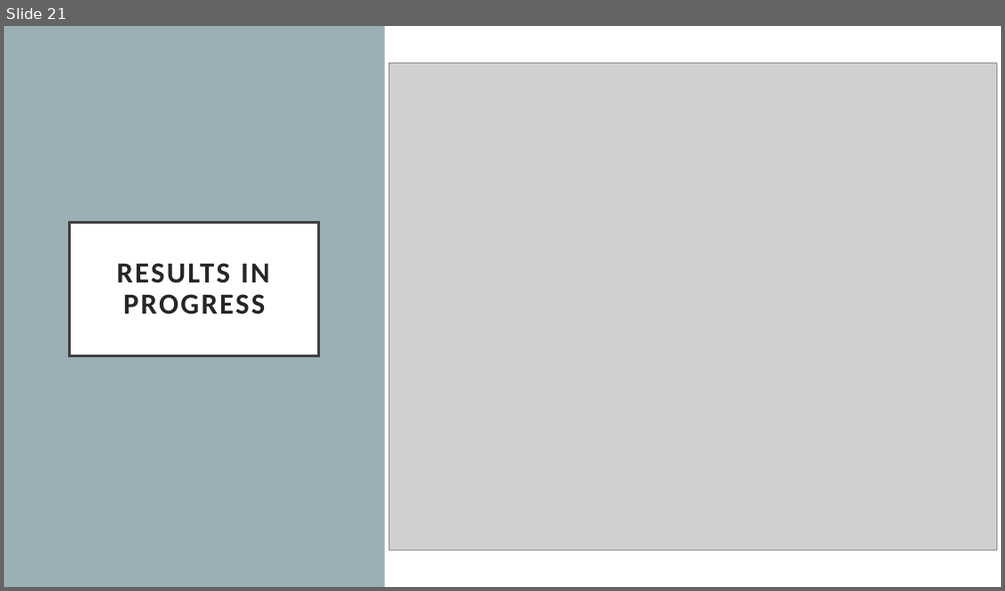
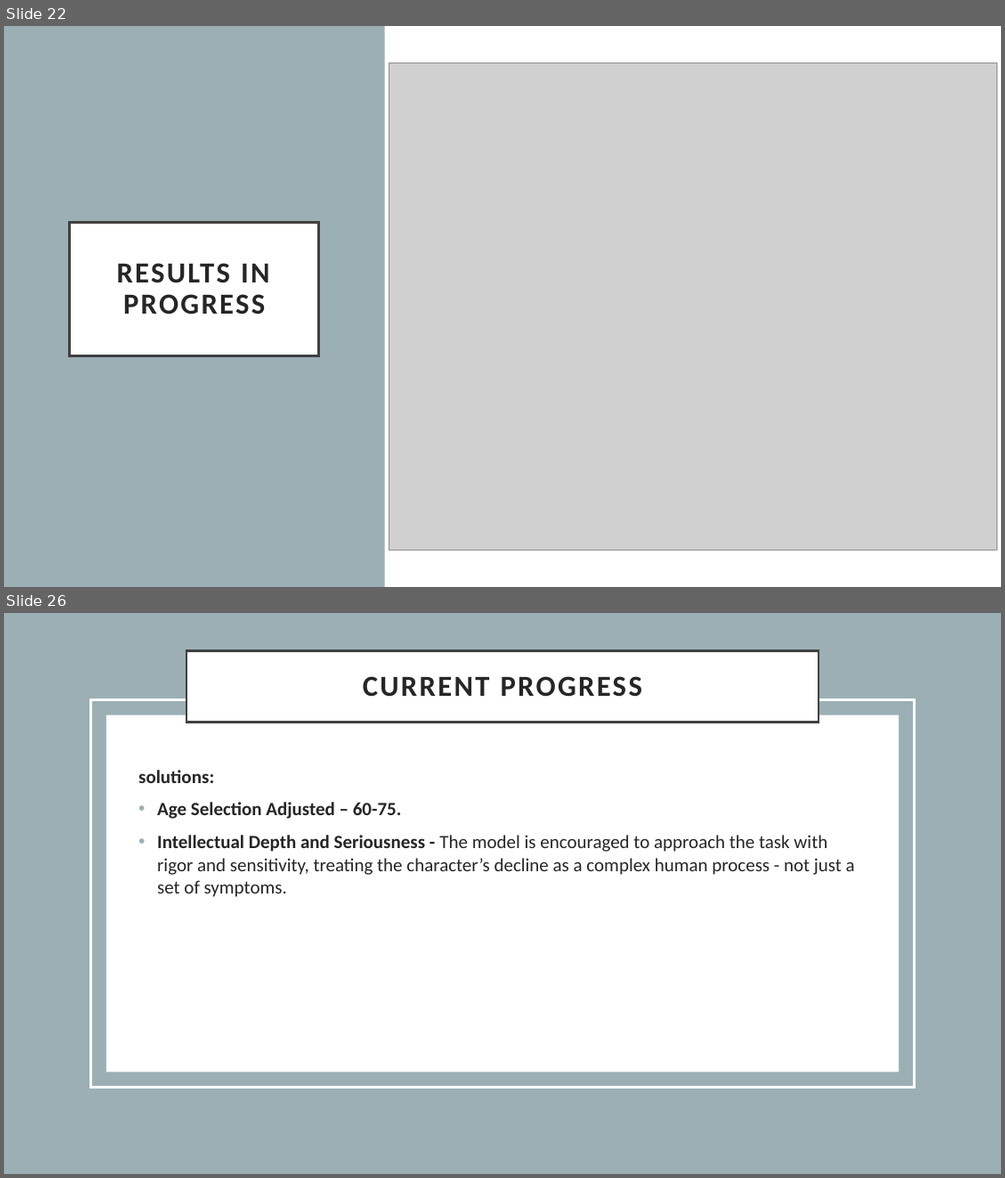
Before and after one commit to NetanelShalev/AD_LongitudinalDataGenerator, a slide deck: paper_presentation.pptx. Shown one above the other, each under a label of ours: slide 21 before the commit, slides 22 and 26 after it; the slides between them are not shown. The pictures are 1005x591 and 1005x1178 pixels, drawn with LibreOffice and Linux fonts; fonts in the diff are those of the drawing; grey boxes stand for pictures. Boxes give left, top, right and bottom in pixels: in the first picture for what was removed or moved away, otherwise in the second. Text is boxed around its words. In the diff, an @@ line names an element or a change of style, - is before the commit and + after.

```diff
--- a/paper_presentation.pptx
+++ b/paper_presentation.pptx
@@ slide 26 added at [4,613,1001,1174], background #FFFFFF @@
@@ rectangle added at [4,613,1001,1174], fill #9BAFB5 @@
@@ title added at [186,651,818,722], fill #FFFFFF, outline #404040 2.5 pt, 28 pt, text #262626, bold @@
+CURRENT PROGRESS
@@ rectangle added at [90,699,914,1087], outline #FFFFFF 2.5 pt @@
@@ rectangle added at [106,714,899,1071], fill #FFFFFF @@
@@ text added at [138,770,855,897], 18 pt, text #262626 @@
+solutions:
+• Age Selection Adjusted – 60-75.
+• Intellectual Depth and Seriousness - The model is encouraged to approach the task with rigor and sensitivity, treating the character’s decline as a complex human process - not just a set of symptoms.
@@ what was slide 21 is now slide 22 @@
```
Also in this commit, not shown: 2 slides changed, 5 other slides added, 10 other files.
